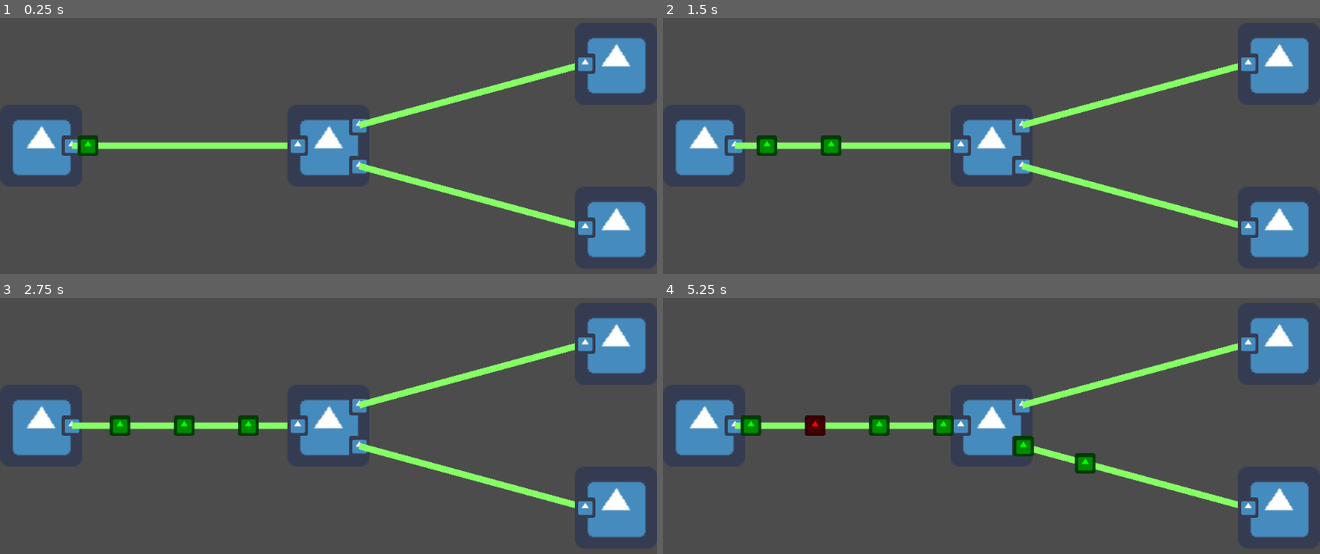
Above: before the commit, frames 1-4 (two rows, left to right).
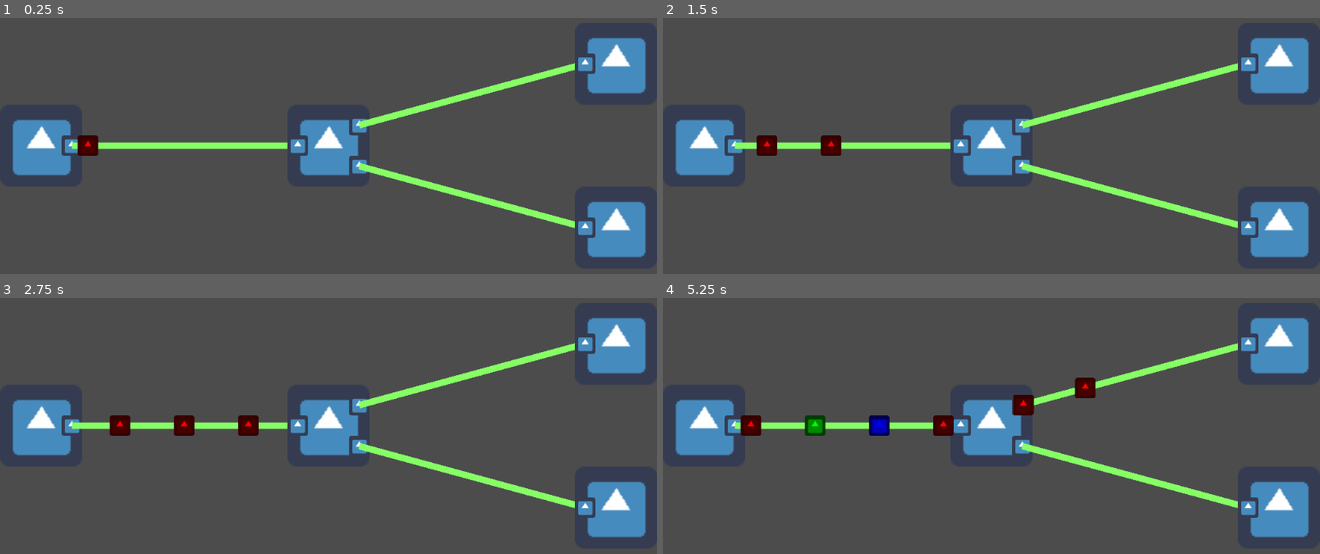
Above: after the commit, the same moments.

Repository: susankizawa/pi-jogos-logicos
Game: Godot game, scene res://Main.tscn
Same seed, same stepped clock (60 frames per second), same inputs: the game is played once before the commit and once after it. The engine's default icon, where the game draws it, is replaced by a stand-in: a white triangle on a blue panel in a dark square.
Inputs (mouse positions are in pixels of both pictures, inside the frame that each line leads up to):
- Up to frame 1 (0.25 s): no input
- Up to frame 2 (1.5 s): tap Enter (ui_accept) at 0.5 s; drag from (991, 146) to (702, 146) at 0.52 s; drag from (860, 151) to (702, 146) at 1.27 s
- Up to frame 3 (2.75 s): move the mouse to (394, 328) at 2.02 s; tap Enter (ui_accept) at 2.1 s; click (394, 328) at 2.17 s
- Up to frame 4 (5.25 s): drag from (958, 490) to (735, 426) at 2.77 s; move the mouse to (1188, 469) at 3.52 s; tap Enter (ui_accept) at 3.6, 3.77, 4.07, 5.1 s; click (1188, 469) at 3.67 s; drag from (794, 354) to (991, 426) at 4.27 s; move the mouse to (1024, 413) at 5.02 s; click (1024, 413) at 5.17 s

The runs differ from the first frame. In frame 1, 0.3% of the frame differs, in the area x 11-15%, y 45-54%; in frame 2, 0.5%; in frame 3, 0.7%; in frame 4, 2.0%, in the area x 11-66%, y 31-69%.

Commit message:
Entrada e saídas programadas
Agora a entrada envia uma quantidade específica de dados em ordem aleatória, por exemplo, 10 dados vermelhos, 10 dados verdes e 10 dados azuis;
Agora as saídas armazenam os dados que recebem;
Saídas ainda não tem condição de vitória.

Diff:
--- a/Cenas/Entrada.tscn
+++ b/Cenas/Entrada.tscn
@@ -14,6 +14,7 @@
 script = ExtResource( 3 )
 
 [node name="Rapidez" type="Timer" parent="."]
+one_shot = true
 
 [node name="Sprite" type="Sprite" parent="."]
 scale = Vector2( 2, 2 )
--- a/Cenas/Scripts/Dado.gd
+++ b/Cenas/Scripts/Dado.gd
@@ -12,16 +12,13 @@
 
 # Chamado quando o nó (godot) entra na árvore de cena pela primeira vez.
 func _ready():
-	# Escolhe uma propriedade aleatório entre "Vermelho", "Verde" e "Azul" e modifica a cor da textura pra propriedade ser visível
-	match (randi() % 3):
-		0:
-			propriedade = "Vermelho"
+	# Modifica a cor da textura pra propriedade ser visível
+	match (propriedade):
+		"Vermelho":
 			sprite.modulate = Color(1, 0, 0)
-		1:
-			propriedade = "Verde"
+		"Verde":
 			sprite.modulate = Color(0, 1, 0)
-		2:
-			propriedade = "Azul"
+		"Azul":
 			sprite.modulate = Color(0, 0, 1)
 
 # Chamado a cada frame. 'delta' é o tempo que passou desde a última frame.
--- a/Cenas/Scripts/Entrada.gd
+++ b/Cenas/Scripts/Entrada.gd
@@ -1,7 +1,11 @@
 extends Area2D
 
 
+# Variáveis exportáveis
+export(Array, int) var dados_por_propriedade = [10, 10, 10] # dados_por_propriedade[0] para quantidade de dados vermelhos, dados_por_propriedade[1] para quantidade de dados verdes e dados_por_propriedade[2] para quantidade de dados azuis
+
 # Variáveis
+var dados = [] # Dados armazenados que logo serão expelidos
 
 # Nós (godot)
 onready var main = get_tree().get_root().get_node("Main")
@@ -15,28 +19,55 @@
 
 # Chamado quando o nó (godot) entra na árvore de cena pela primeira vez.
 func _ready():
-	enviar_dado()
+	for i in dados_por_propriedade.size():
+		# Para cada propriedade,
+		match (i):
+			0:
+				# Adicionar dados vermelhos j vezes ao vetor dados
+				for j in dados_por_propriedade[i]:
+					dados.append("Vermelho")
+			1:
+				# Adicionar dados verdes j vezes ao vetor dados
+				for j in dados_por_propriedade[i]:
+					dados.append("Verde")
+			2:
+				# Adicionar dados azuis j vezes ao vetor dados
+				for j in dados_por_propriedade[i]:
+					dados.append("Azul")
+
+	# Embaralha os dados
+	dados.shuffle()
+
+	# Enquanto ainda tiver dados, enviar dado
+	if !dados.empty():
+		enviar_dado()
 
 # Chamado a cada frame. 'delta' é o tempo que passou desde a última frame.
 #func _process(delta):
 #	pass
 
 func enviar_dado():
+	# Retira o primeiro dado do vetor
+	var nova_propriedade = dados.pop_back()
+
 	# Prepara uma instância da cena "Dado.tscn" para ser adicionada
 	var dado = dado_cena.instance()
 
 	# Modifica variáveis da instância
 	dado.global_position = saida.global_position
 	dado.destino = saida_entrada_conectada.global_position
+	dado.propriedade = nova_propriedade
 
 	# Adiciona a instância criada como uma criança do nó "Main" (godot)
 	main.call_deferred("add_child", dado)
 
 	# Tempo entre cada dado mandado
+	# Se ainda tiver dados,
 	# Inicia o timer que tem duração de, por exemplo, 1s
 	# Quando o timer acaba a função "_on_Rapidez_timeout" é chamada
 	# E outro dado é enviado
-	rapidez.start()
+	if !dados.empty():
+		rapidez.start()
 
 func _on_Rapidez_timeout():
 	# Envia outro dado quando o timer Rapidez acaba
--- a/Cenas/Scripts/Saida.gd
+++ b/Cenas/Scripts/Saida.gd
@@ -2,6 +2,12 @@
 
 
 # Variáveis
+var dados = [] # Dados armazenados
+
+# Quantidade de dados de cada propriedade que estão armazenados na saída
+var quant_vermelhos = 0
+var quant_verdes = 0
+var quant_azuis = 0
 
 # Chamado quando o nó (godot) entra na árvore de cena pela primeira vez.
 func _ready():
@@ -13,5 +19,12 @@
 
 func _on_Entrada_body_entered(body):
 	if body.is_in_group("dado"):
+		# Adiciona ao vetor de dados armazenados o dado que entrar em contato com a entrada
+		dados.append(body.propriedade)
+
+		quant_vermelhos = dados.count("Vermelho")	# Conta quantos dados vermelhos tem armazenados
+		quant_verdes = dados.count("Verde")			# Conta quantos dados verdes tem armazenados
+		quant_azuis = dados.count("Azul")			# Conta quantos dados azuis tem armazenados
+
 		# Deleta o dado que entrar em contato com este nó (self)
 		body.queue_free()
--- a/Main.gd
+++ b/Main.gd
@@ -2,6 +2,10 @@
 
 
 # Variáveis
+
+# Saidas
+onready var saida1 = get_node("Saida1")
+onready var saida2 = get_node("Saida2")
 
 # Chamado quando o nó (godot) entra na árvore de cena pela primeira vez.
 func _ready():
@@ -11,4 +15,15 @@
 
 # Chamado a cada frame. 'delta' é o tempo que passou desde a última frame.
 func _process(_delta):
-	pass
+	# Escreve no Output as informações das saídas quando espaço ou enter são apertados (outras teclas também pode ser usadas, precisa verificar no Input Map)
+	if Input.is_action_just_pressed("ui_accept"):
+		print("Saída 1")
+		print("Vermelhos: ", saida1.quant_vermelhos)
+		print("Verdes: ", saida1.quant_verdes)
+		print("Azuis: ", saida1.quant_azuis)
+		print("")
+		print("Saída 2")
+		print("Vermelhos: ", saida2.quant_vermelhos)
+		print("Verdes: ", saida2.quant_verdes)
+		print("Azuis: ", saida2.quant_azuis)
+		print("")
